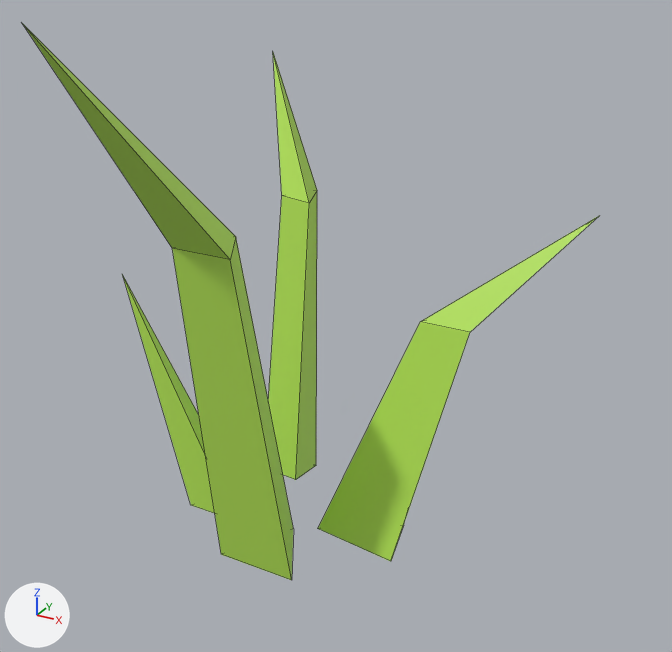
The FBX model SourceArt/Grass.fbx, before and after one commit.
One viewpoint serves both versions: a camera (50 mm lens) standing at (0.568, -0.935, 0.752) and looking at (0.048, 0.01, 0.28). Lighting does not change. The marker at lower left points along +X, +Y and +Z. Mesh edges are drawn as thin lines.
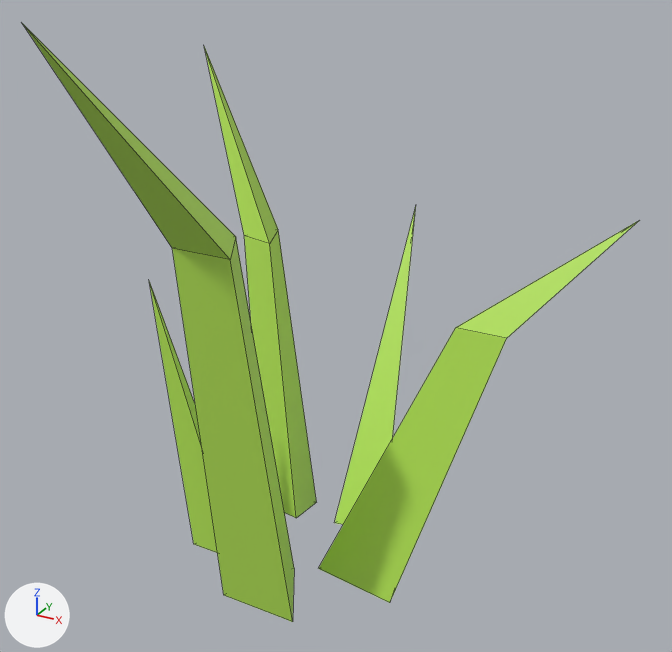
Changed parts and their boxes (x1, y1, x2, y2) in the pictures (672 x 652 px; the box of a moved part takes in the faces that stretch with it):
'Cylinder.001', reshaped (7% wider, 8% taller)
    before: (22, 23, 600, 580)
    after: (22, 23, 638, 622)
part 1 of me_cylinder_001, rebuilt (126% wider, 10% taller)
    before: (268, 52, 317, 480)
    after: (204, 46, 316, 518)
part 2 of me_cylinder_001, rebuilt (13% wider, 10% taller)
    before: (318, 215, 600, 561)
    after: (318, 221, 638, 603)
part 3 of me_cylinder_001, rebuilt (26% narrower, 14% taller)
    before: (122, 274, 214, 513)
    after: (149, 281, 217, 553)
part 4 of me_cylinder_001, moved or reshaped
    before: (172, 239, 293, 580)
    after: (172, 239, 294, 622)
part 5 of me_cylinder_001, added (green)
    after: (335, 206, 416, 525)

What changed in the scene script:
```text
Change me_cylinder_001:
    used by ob_cylinder_001; location = (0.0, -0.014, 0.0)
    verts and faces of me_cylinder_001; kept vertices keep their numbers, new ones are numbered from 25
    before: 0 (0.004, -0.018, -0.018) at pixel (293, 528), 1 (0.059, -0.112, -0.018) at pixel (291, 580), 2 (-0.05, -0.112, -0.018) at pixel (221, 554), 3 (-0.005, -0.11, 0.428) at pixel (235, 236), 4 (0.033, -0.175, 0.428) at pixel (230, 259)
    before: 5 (-0.042, -0.175, 0.428) at pixel (172, 248)
    remove me_cylinder_001.from_pydata(...)  # 25 vertices, 24 faces; spans x -0.234..0.338, y -0.316..0.236, z -0.018..0.67
    add me_cylinder_001.from_pydata(...)  # 29 vertices, 27 faces; spans x -0.298..0.382, y -0.316..0.372, z -0.085..0.67
    me_cylinder_001 part 1: the loose piece of 7 vertices spanning x -0.171..-0.042, y 0.066..0.236, z -0.012..0.579 is rebuilt with 7 vertices and now spans x -0.298..-0.042, y 0.066..0.246, z -0.079..0.579
    me_cylinder_001 part 2: the loose piece of 7 vertices spanning x 0.039..0.338, y -0.029..0.118, z -0.017..0.443 is rebuilt with 7 vertices and now spans x 0.039..0.382, y -0.029..0.123, z -0.084..0.443
    me_cylinder_001 part 3: the loose piece of 4 vertices spanning x -0.234..-0.067, y -0.054..0.012, z -0.006..0.323 is rebuilt with 4 vertices and now spans x -0.19..-0.067, y -0.054..0.012, z -0.073..0.323
    me_cylinder_001 part 4
    add delete_vertices([0, 1, 2])  # with the faces that use them
    add verts[25] = (0.004, -0.018, -0.085)  # pixel (294, 568)
    add verts[26] = (0.059, -0.112, -0.085)  # pixel (292, 621)
    add verts[27] = (-0.05, -0.112, -0.085)  # pixel (223, 595)
    add faces += [(25, 26, 27), (3, 25, 27, 5), (4, 5, 27, 26), (3, 4, 26, 25)]
    me_cylinder_001 part 5
    add verts[28] = (0.081, 0.107, -0.077)
    add verts[29] = (0.007, 0.094, -0.077)  # pixel (334, 522)
    add verts[30] = (0.033, 0.184, -0.077)
    add verts[31] = (-0.001, 0.372, 0.343)  # pixel (416, 204)
    add faces += [(28, 30, 31), (29, 31, 30), (28, 31, 29)]
```
